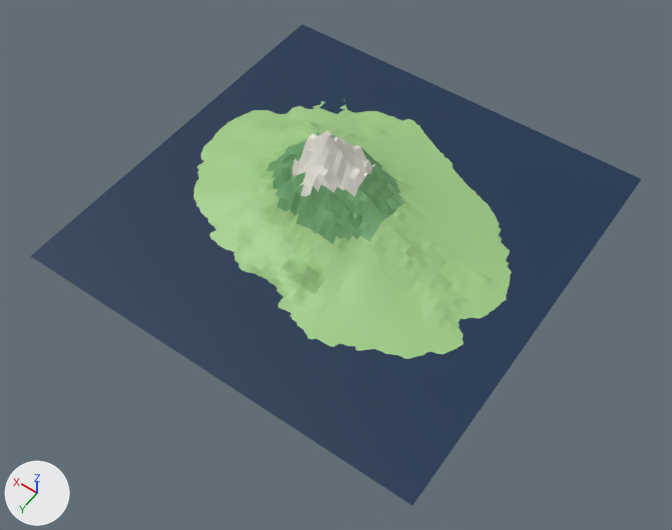
Before and after pictures for a commit that changed the glTF model public/models/rishiri-prototype1.glb.
Both versions are drawn from a 50 mm camera at (-15.9, 23.0, 32.3) aimed at (-1.3, 2.6, 0.2). The axes (+X, +Y, +Z) are drawn at lower left. The lights are the same throughout. The first picture is the older version. Where no turn or scale is listed for an object, it has been applied to the vertices.

Names of what the first picture shows: 'base', 'mid', 'peak', '海面'.
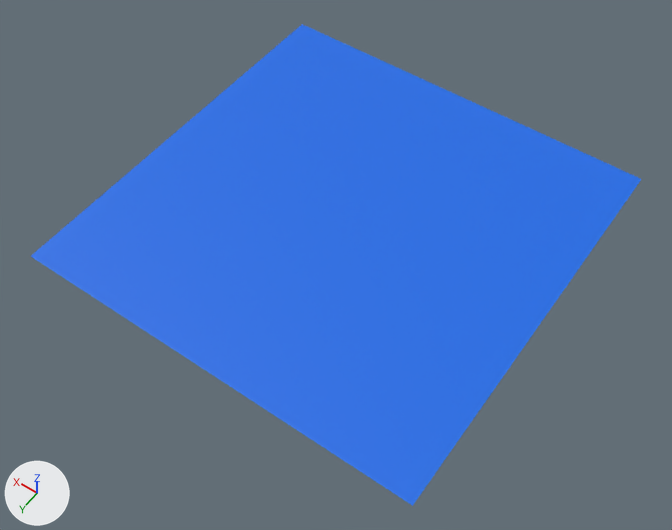
The newer file is also rescaled (x0.44), turned or shifted as a whole; pictures and numbers use the older file's frame.

The edits, one by one:
Material 'マテリアル' (mat_マテリアル) changes colour from dark blue #0a2e4e to blue #126ce7; in linear values from (0.00304, 0.0273, 0.0762) to (0.00617, 0.151, 0.8).
Object 'base' (ob_base) is deleted.
Object 'peak' (ob_peak) is deleted.
Object 'mid' (ob_mid) is deleted.

Where the change shows, as pixel boxes [x1, y1, x2, y2] in the pictures (672 x 530 px):
'海面', recoloured (dark blue to blue)
    both: [31, 24, 641, 506]
'base', deleted (green)
    before: [193, 100, 512, 359]
'mid', deleted (green)
    before: [267, 132, 405, 244]
'peak', deleted
    before: [292, 130, 375, 197]
